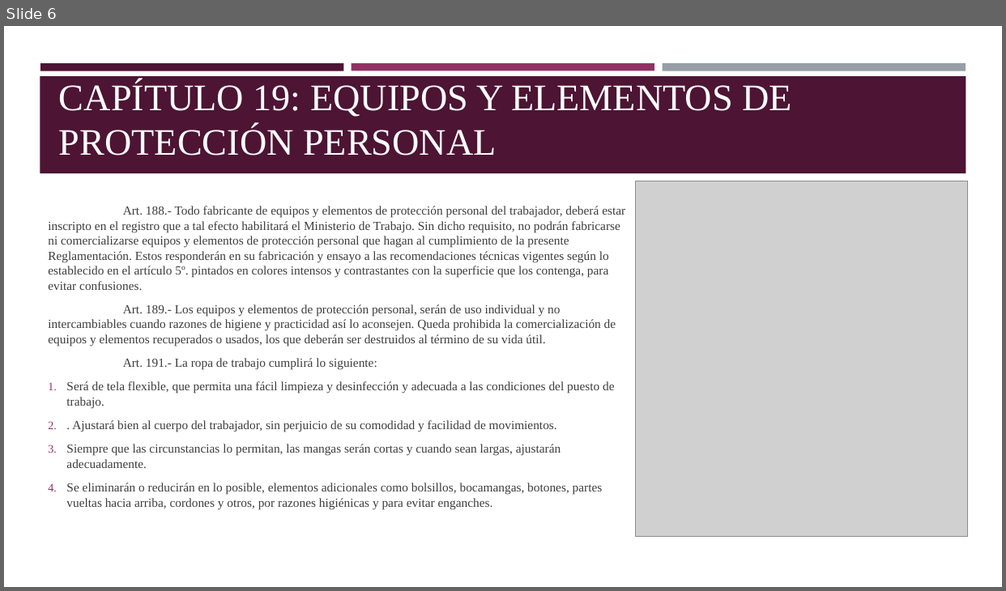
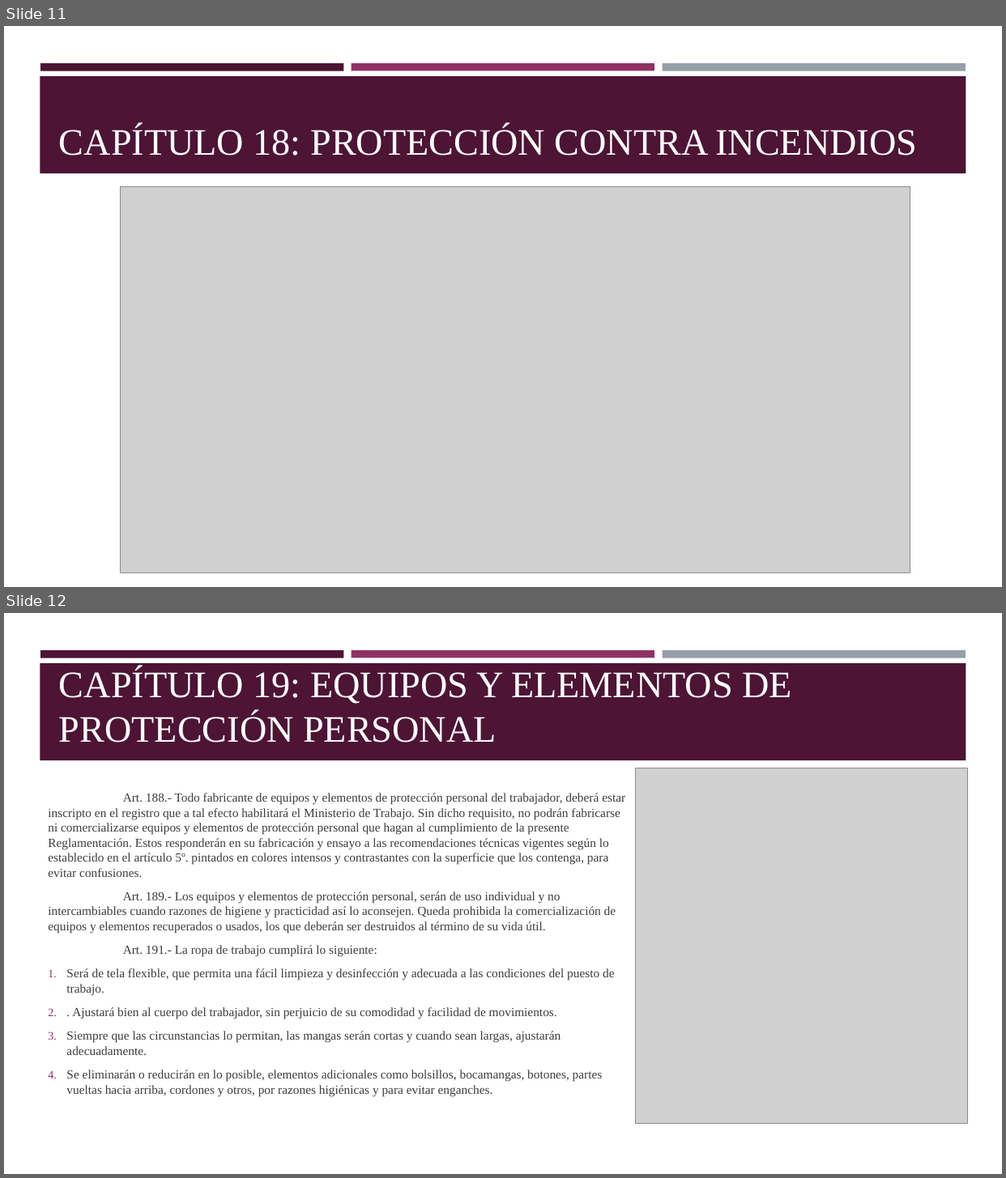
Before and after one commit to Cnsgnicole/doubik, a slide deck: TP LEY 19587 - Presentación de capítulos.pptx. Shown one above the other, each under a label of ours: slide 6 before the commit, slides 11 and 12 after it. The pictures are 1006x591 and 1006x1178 pixels, drawn with LibreOffice and Linux fonts; fonts in the diff are those of the drawing; grey boxes stand for pictures. Boxes give left, top, right and bottom in pixels: in the first picture for what was removed or moved away, otherwise in the second. Text is boxed around its words. In the diff, an @@ line names an element or a change of style, - is before the commit and + after.

```diff
--- a/TP LEY 19587 - Presentación de capítulos.pptx
+++ b/TP LEY 19587 - Presentación de capítulos.pptx
@@ slide 11 added at (4,26,1002,587), background #FFFFFF; not listed: 4 template elements that a slide beside it also shows @@
@@ title added at (59,126,917,156), 36 pt, text #FFFFFF @@
+CAPÍTULO 18: PROTECCIÓN CONTRA INCENDIOS
@@ picture added at (120,186,910,574) @@
@@ what was slide 6 is now slide 12 @@
```
Also in this commit, not shown: 10 other slides added.
